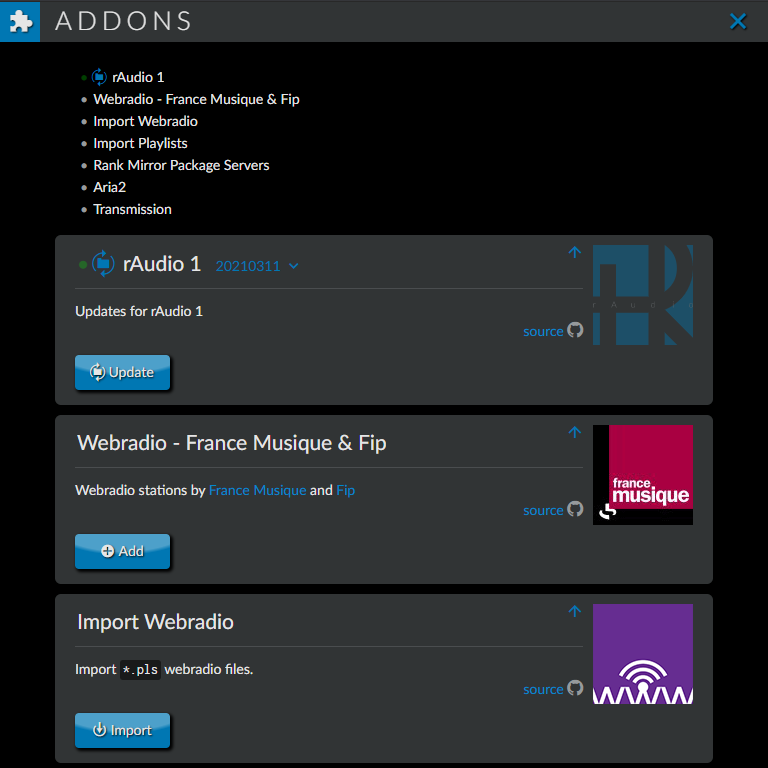
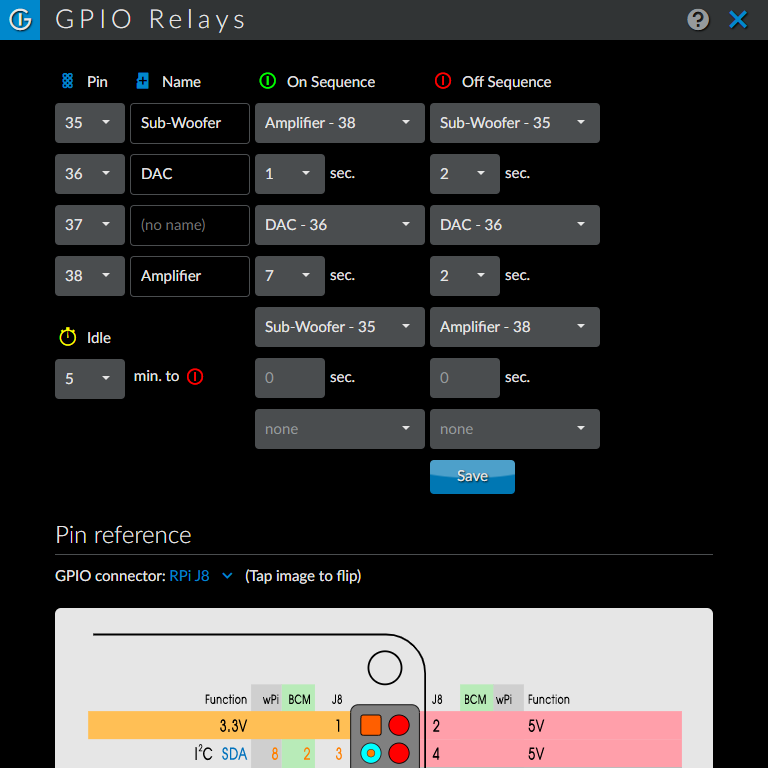
Comparing the layer stacks of the two (768, 768) images. Changes:
showed "Layer 30" over [0, 0, 768, 768]
